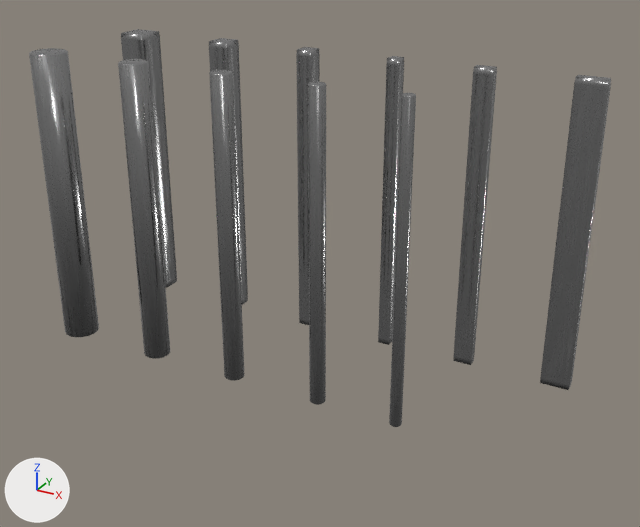
The Blender file BlenderAssets/FactoryComponentFMRods.blend as it was, and as the next commit left it.
Both versions are drawn from a 50 mm camera at (2.145, -2.099, 1.022) aimed at (0.864, 0.23, -0.143). Lighting does not change. The marker at lower left points along +X, +Y and +Z.
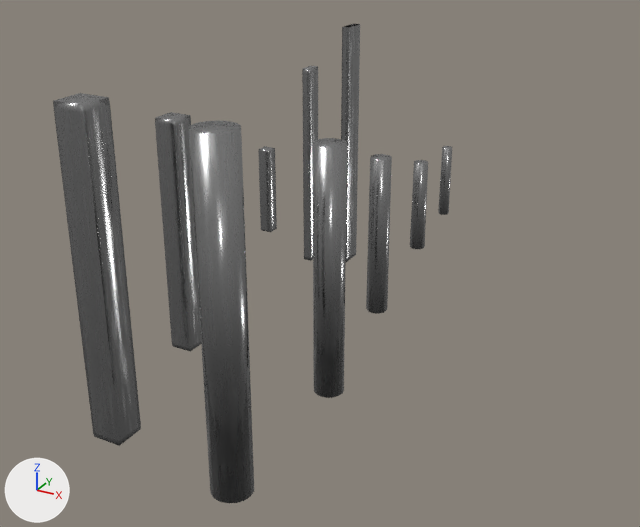
Boxes (x1, y1, x2, y2) around the edits, measured in the pictures (640 x 527 px):
'Cylinder.004', reshaped, moved (139% wider, 14% taller): before (389, 93, 416, 427); after (188, 121, 254, 503)
'Cube.008', added: after (53, 93, 141, 446)
'Cube.005', deleted: before (540, 75, 611, 390)
'Cylinder', deleted: before (29, 48, 99, 337)
'Cylinder.001', deleted: before (118, 59, 170, 359)
'Cylinder.005', added: after (313, 138, 347, 398)
'Cube.009', added: after (155, 112, 201, 352)
'Cylinder.002', deleted: before (209, 70, 245, 381)
'Cube.004', deleted: before (454, 65, 497, 365)
'Cylinder.003', deleted: before (308, 81, 326, 405)
'Cube.003', deleted: before (378, 56, 404, 345)
'Cube', deleted: before (121, 29, 177, 288)
'Cylinder.010', added: after (366, 154, 392, 314)
'Cube.002', deleted: before (296, 47, 320, 325)
'Cube.013', added: after (341, 24, 360, 262)
'Cube.001', deleted: before (209, 38, 248, 305)
'Cube.012', added: after (302, 66, 318, 261)
'Cube.011', added: after (258, 146, 277, 232)
'Cylinder.011', added: after (410, 160, 428, 249)
'Cylinder.012', added: after (438, 146, 452, 215)
part 1 of me_cylinder_009, deleted: before (389, 93, 416, 427)
part 2 of me_cylinder_009, added: after (188, 121, 254, 503)

What changed in the scene script:
```text
Change me_cylinder_009:
    remove me_cylinder_009.from_pydata(...)  # 64 vertices, 50 faces; spans x -0.019..0.019, y -0.019..0.019, z -0.503..0.503
    add me_cylinder_009.from_pydata(...)  # 32 vertices, 18 faces; spans x 0.936..1.056, y -0.56..-0.44, z -0.5..0.5
    me_cylinder_009 part 1: the whole mesh is rebuilt
    me_cylinder_009 part 2
    16 vertices are added at x 0.936..1.056, y -0.56..-0.44, z -0.5
    16 new vertices lie (0.0, 0.0, 1.0) away from vertices in x 0.936..1.056, y -0.56..-0.44, z -0.5
    18 new faces join them
Remove ob_cylinder:
    ob_cylinder = bpy.data.objects.new('Cylinder', me_cylinder_003)
Remove ob_cylinder_001:
    ob_cylinder_001 = bpy.data.objects.new('Cylinder.001', me_cylinder_006)
Remove ob_cylinder_002:
    ob_cylinder_002 = bpy.data.objects.new('Cylinder.002', me_cylinder_007)
Remove ob_cylinder_003:
    ob_cylinder_003 = bpy.data.objects.new('Cylinder.003', me_cylinder_008)
Change ob_cylinder_004:
    ob_cylinder_004.location: (1.251, 0.0, 0.0) -> (0.0, 0.0, 0.0)
Remove ob_cube:
    ob_cube = bpy.data.objects.new('Cube', me_cube_002)
Remove ob_cube_001:
    ob_cube_001 = bpy.data.objects.new('Cube.001', me_cube_003)
Remove ob_cube_002:
    ob_cube_002 = bpy.data.objects.new('Cube.002', me_cube_004)
Remove ob_cube_003:
    ob_cube_003 = bpy.data.objects.new('Cube.003', me_cube_005)
Remove ob_cube_004:
    ob_cube_004 = bpy.data.objects.new('Cube.004', me_cube_006)
Remove ob_cube_005:
    ob_cube_005 = bpy.data.objects.new('Cube.005', me_cube_007)
Add ob_cylinder_012:
    ob_cylinder_012 = bpy.data.objects.new('Cylinder.012', me_cylinder_012)  # 32 vertices, 34 faces; spans x 0.977..1.015, y 0.732..0.77, z -0.126..0.126
    ob_cylinder_012.location = (0.068, 0.059, 0.004)
Add ob_cylinder_011:
    ob_cylinder_011 = bpy.data.objects.new('Cylinder.011', me_cylinder_011)  # 32 vertices, 34 faces; spans x 0.97..1.021, y 0.456..0.506, z -0.151..0.151
    ob_cylinder_011.location = (0.087, 0.041, 0.004)
Add ob_cylinder_010:
    ob_cylinder_010 = bpy.data.objects.new('Cylinder.010', me_cylinder_010)  # 32 vertices, 34 faces; spans x 0.962..1.029, y 0.133..0.2, z -0.252..0.252
    ob_cylinder_010.location = (0.087, 0.041, 0.004)
Add ob_cylinder_005:
    ob_cylinder_005 = bpy.data.objects.new('Cylinder.005', me_cylinder_005)  # 32 vertices, 18 faces; spans x 0.951..1.041, y -0.2..-0.11, z -0.375..0.375
    ob_cylinder_005.location = (0.087, 0.041, 0.004)
Add ob_cube_013:
    ob_cube_013 = bpy.data.objects.new('Cube.013', me_cube_013)  # 20 vertices, 17 faces; spans x -0.016..0.016, y -0.047..0.047, z -0.5..0.48
    ob_cube_013.location = (0.553, 1.047, 0.004)
Add ob_cube_012:
    ob_cube_012 = bpy.data.objects.new('Cube.012', me_cube_012)  # 24 vertices, 26 faces; spans x -0.016..0.016, y -0.032..0.032, z -0.375..0.375
    ob_cube_012.location = (0.553, 0.723, 0.004)
Add ob_cube_011:
    ob_cube_011 = bpy.data.objects.new('Cube.011', me_cube_011)  # 24 vertices, 26 faces; spans x -0.021..0.021, y -0.021..0.021, z -0.15..0.15
    ob_cube_011.location = (0.553, 0.414, 0.004)
Add ob_cube_009:
    ob_cube_009 = bpy.data.objects.new('Cube.009', me_cube_009)  # 24 vertices, 26 faces; spans x -0.038..0.038, y -0.038..0.038, z -0.375..0.375
    ob_cube_009.location = (0.553, -0.089, 0.004)
Add ob_cube_008:
    ob_cube_008 = bpy.data.objects.new('Cube.008', me_cube_008)  # 24 vertices, 26 faces; spans x -0.05..0.05, y -0.05..0.05, z -0.5..0.5
    ob_cube_008.location = (0.553, -0.45, 0.004)
```
